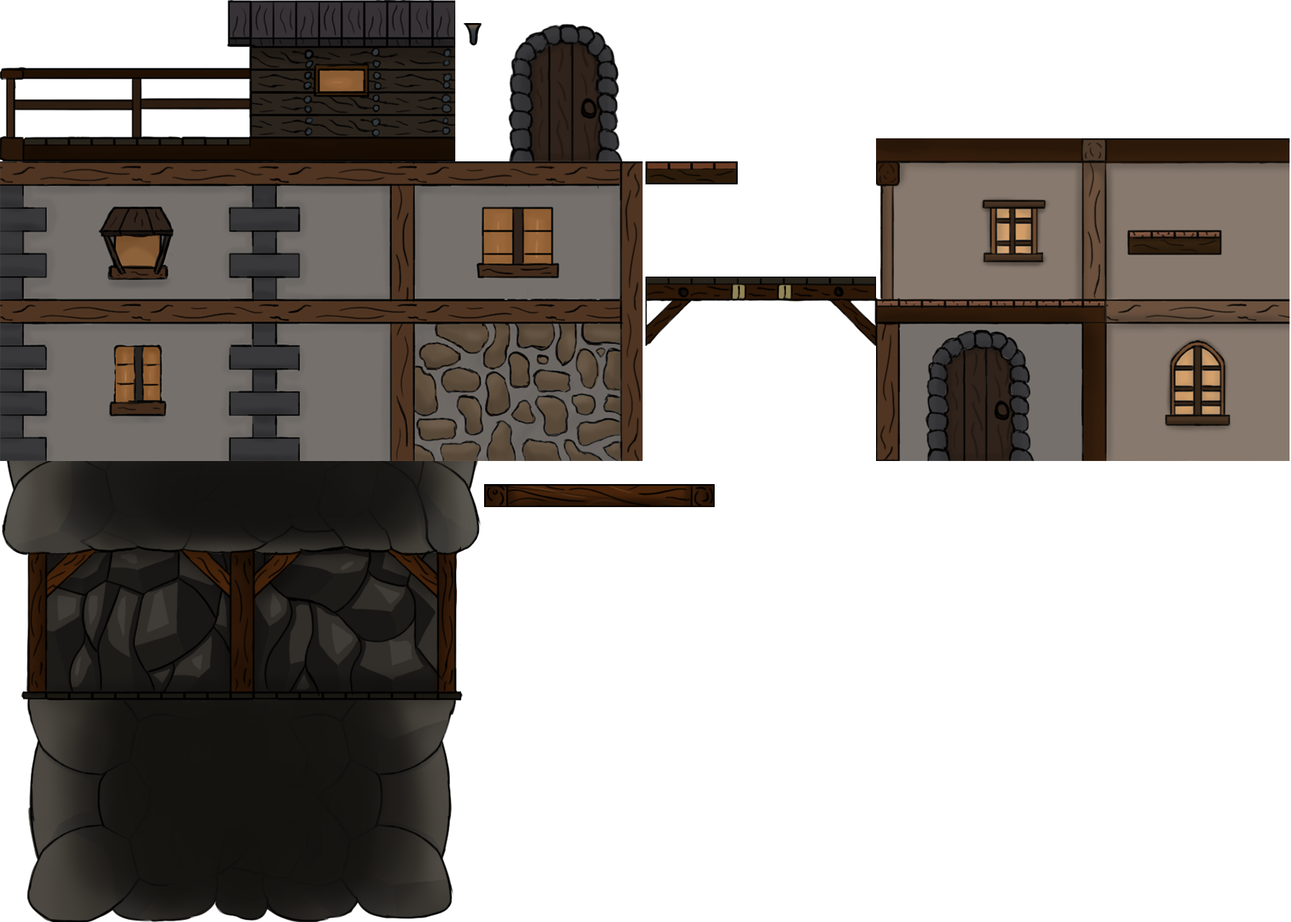
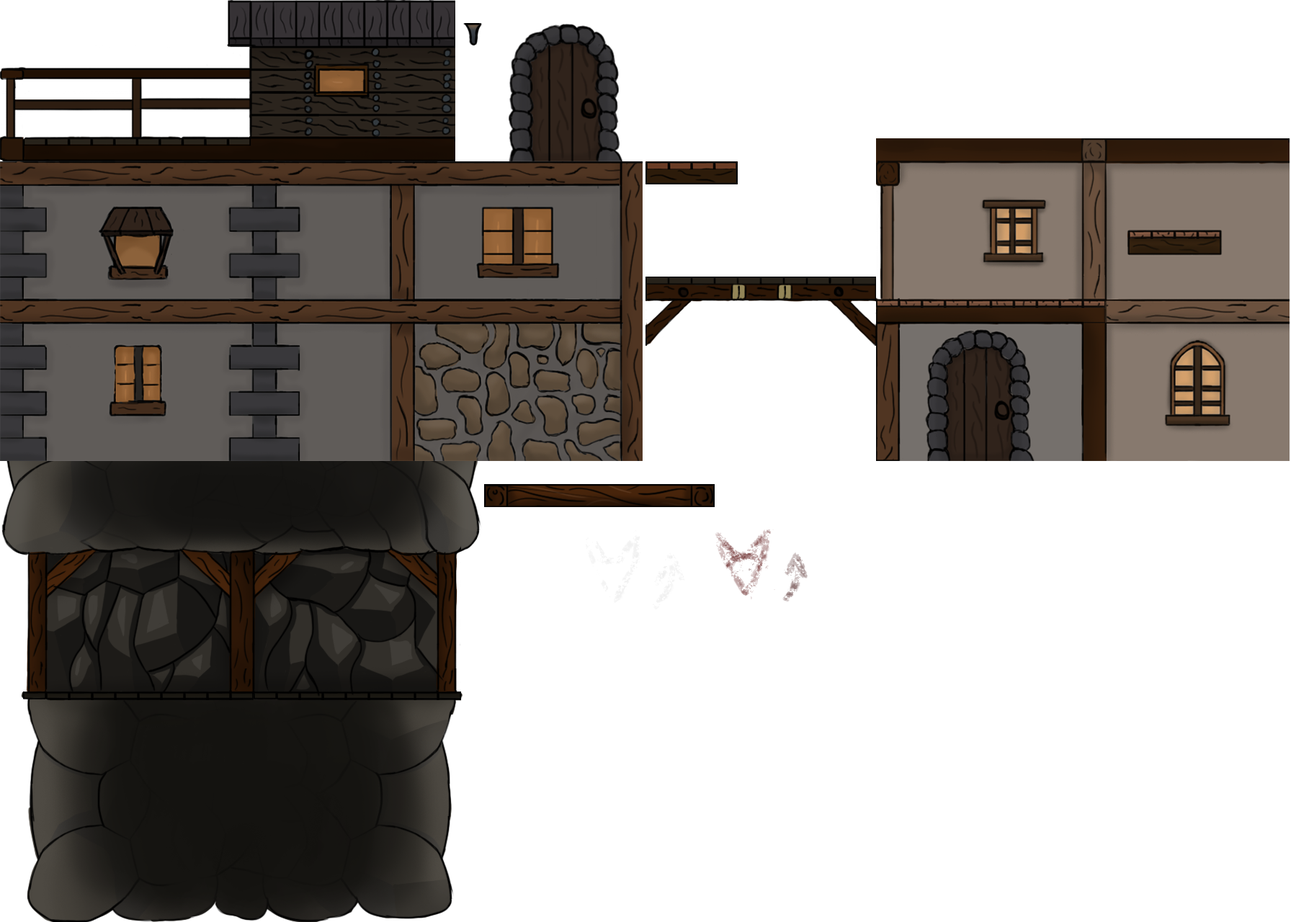
Comparing the layer stacks of the two (1291, 922) images. Changes:
added group "Marque" with 1 layers above "Marque2" over [484, 162, 686, 610]
added layer "Marque1" in group "Marque" over [484, 162, 686, 610]
added group "Marque2" (1st of 2) with 1 layers above "Mine_haut" over [714, 529, 808, 603]
added layer "Marque2" (2nd of 2, in "Marque2") in group "Marque2" over [714, 529, 808, 603]
painted on "Mur" over [0, 162, 635, 462]
painted on "Paserelle" over [645, 283, 877, 328]
